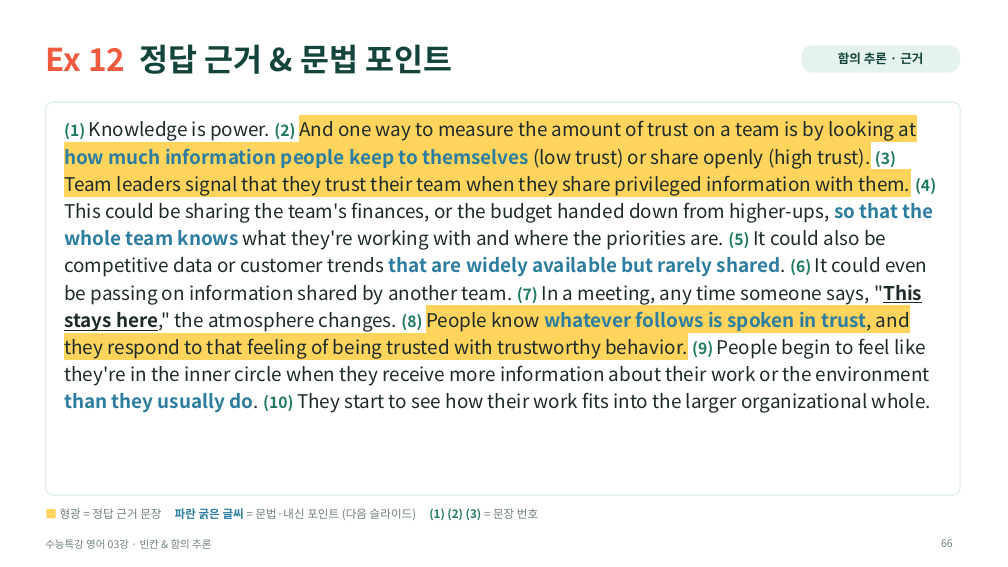
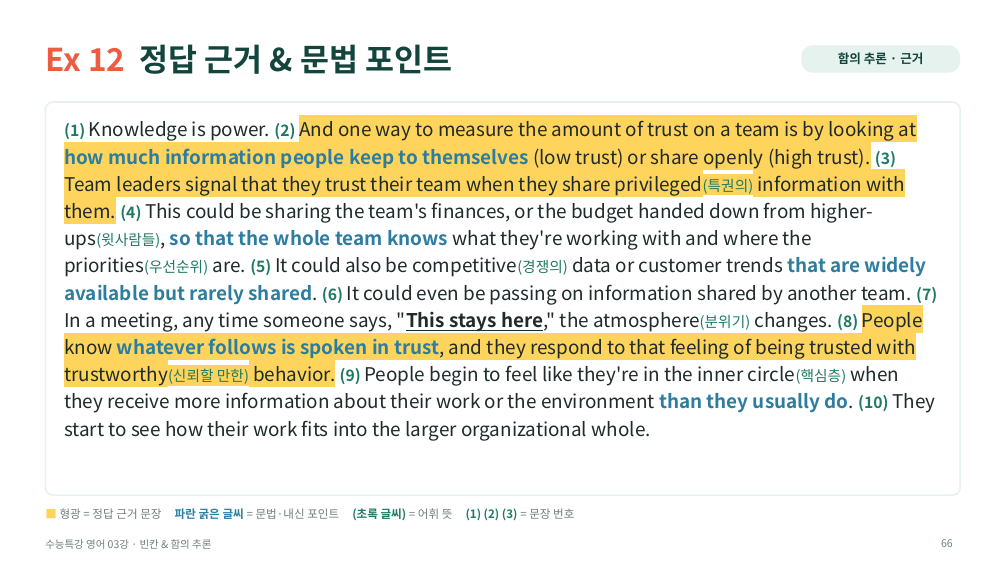
Before and after one commit to HUFSDavid/HUFSDavid, a slide deck: slide 66 of 수능특강_영어_03강_수업PPT.pptx. Drawn at 1008x567 pixels with LibreOffice and Linux fonts; fonts in the diff are those of the drawing. Boxes give left, top, right and bottom in pixels: in the first picture for what was removed or moved away, otherwise in the second. Text is boxed around its words. In the diff, an @@ line names an element or a change of style, - is before the commit and + after.

```diff
--- a/수능특강_영어_03강_수업PPT.pptx
+++ b/수능특강_영어_03강_수업PPT.pptx
@@ text at (64, 120, 937, 441): text changed @@
-(1) Knowledge is power. (2) And one way to measure the amount of trust on a team is by looking at how much information people keep to themselves (low trust) or share openly (high trust). (3) Team leaders signal that they trust their team when they share privileged information with them. (4) This could be sharing the team's finances, or the budget handed down from higher-ups, so that the whole team knows what they're working with and where the priorities are. (5) It could also be competitive data or customer trends that are widely available but rarely shared. (6) It could even be passing on information shared by another team. (7) In a meeting, any time someone says, "This stays here," the atmosphere changes. (8) People know whatever follows is spoken in trust, and they respond to that feeling of being trusted with trustworthy behavior. (9) People begin to feel like they're in the inner circle when they receive more information about their work or the environment than they usually do. (10) They start to see how their work fits into the larger organizational whole.
+(1) Knowledge is power. (2) And one way to measure the amount of trust on a team is by looking at how much information people keep to themselves (low trust) or share openly (high trust). (3) Team leaders signal that they trust their team when they share privileged(특권의) information with them. (4) This could be sharing the team's finances, or the budget handed down from higher-ups(윗사람들), so that the whole team knows what they're working with and where the priorities(우선순위) are. (5) It could also be competitive(경쟁의) data or customer trends that are widely available but rarely shared. (6) It could even be passing on information shared by another team. (7) In a meeting, any time someone says, "This stays here," the atmosphere(분위기) changes. (8) People know whatever follows is spoken in trust, and they respond to that feeling of being trusted with trustworthy(신뢰할 만한) behavior. (9) People begin to feel like they're in the inner circle(핵심층) when they receive more information about their work or the environment than they usually do. (10) They start to see how their work fits into the larger organizational whole.
@@ text at (60, 508, 574, 520): text changed @@
-■ 형광 = 정답 근거 문장 파란 굵은 글씨 = 문법·내신 포인트 (다음 슬라이드) (1) (2) (3) = 문장 번호
+■ 형광 = 정답 근거 문장 파란 굵은 글씨 = 문법·내신 포인트 (초록 글씨) = 어휘 뜻 (1) (2) (3) = 문장 번호
```
Also in this commit, not shown: 11 other slides changed.
